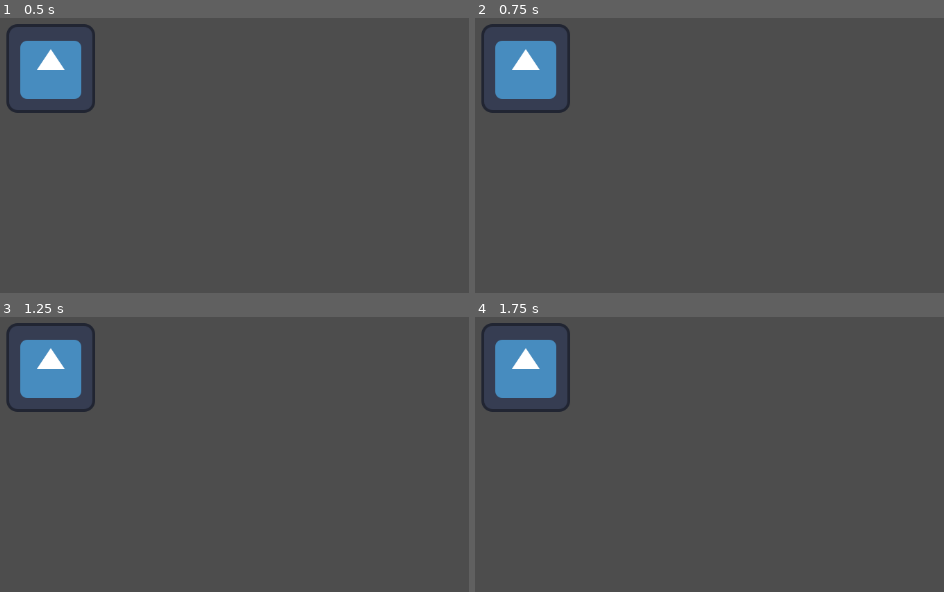
Above: before the commit, frames 1-4 (two rows, left to right).
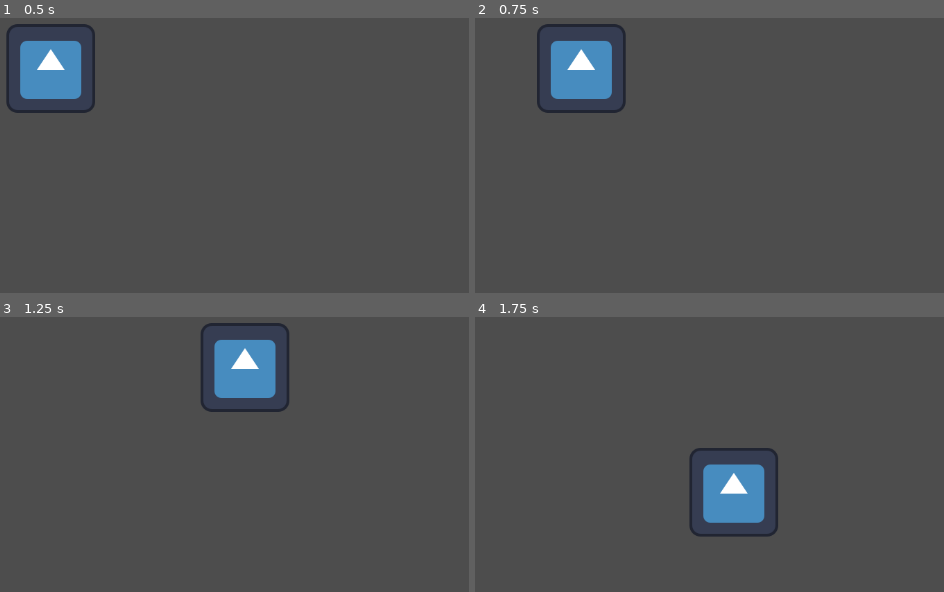
Above: after the commit, the same moments.

Repository: 22ncave/8DIT-Game-Project
Game: Godot game, scene res://scenes/room_1.tscn
Two runs of this game, one before a commit and one after it. Both use one fixed random seed, a clock stepped at 60 frames per second and the inputs below. The engine's default icon, where the game draws it, is replaced by a stand-in: a white triangle on a blue panel in a dark square.
Inputs:
- Up to frame 1 (0.5 s): no input
- Up to frame 2 (0.75 s): tap Enter at 0.5 s; hold D (right, bound only after the commit) from 0.53 s (still down)
- Up to frame 3 (1.25 s): keep holding D (right, bound only after the commit)
- Up to frame 4 (1.75 s): release D (right, bound only after the commit) at 1.28 s; hold S (down, bound only after the commit) from 1.28 s (still down)

Frame 1 is identical in both runs. In frame 2, 6.1% of the frame differs, in the area x 1-33%, y 2-35%; in frame 3, 7.1%; in frame 4, 7.2%, in the area x 1-65%, y 2-80%.

Commit message:
Basic player movement script

Diff:
--- a/the-observer/project.godot
+++ b/the-observer/project.godot
@@ -19,6 +19,29 @@
 
 player=""
 
+[input]
+
+up={
+"deadzone": 0.2,
+"events": [Object(InputEventKey,"resource_local_to_scene":false,"resource_name":"","device":-1,"window_id":0,"alt_pressed":false,"shift_pressed":false,"ctrl_pressed":false,"meta_pressed":false,"pressed":false,"keycode":0,"physical_keycode":87,"key_label":0,"unicode":119,"location":0,"echo":false,"script":null)
+]
+}
+down={
+"deadzone": 0.2,
+"events": [Object(InputEventKey,"resource_local_to_scene":false,"resource_name":"","device":-1,"window_id":0,"alt_pressed":false,"shift_pressed":false,"ctrl_pressed":false,"meta_pressed":false,"pressed":false,"keycode":0,"physical_keycode":83,"key_label":0,"unicode":115,"location":0,"echo":false,"script":null)
+]
+}
+left={
+"deadzone": 0.2,
+"events": [Object(InputEventKey,"resource_local_to_scene":false,"resource_name":"","device":-1,"window_id":0,"alt_pressed":false,"shift_pressed":false,"ctrl_pressed":false,"meta_pressed":false,"pressed":false,"keycode":0,"physical_keycode":65,"key_label":0,"unicode":97,"location":0,"echo":false,"script":null)
+]
+}
+right={
+"deadzone": 0.2,
+"events": [Object(InputEventKey,"resource_local_to_scene":false,"resource_name":"","device":-1,"window_id":0,"alt_pressed":false,"shift_pressed":false,"ctrl_pressed":false,"meta_pressed":false,"pressed":false,"keycode":0,"physical_keycode":68,"key_label":0,"unicode":100,"location":0,"echo":false,"script":null)
+]
+}
+
 [physics]
 
 3d/physics_engine="Jolt Physics"
--- a/the-observer/scenes/player.tscn
+++ b/the-observer/scenes/player.tscn
@@ -1,11 +1,13 @@
 [gd_scene format=3 uid="uid://dqkqblw0t81lj"]
 
 [ext_resource type="Texture2D" uid="uid://b84nwegnytgwg" path="res://icon.svg" id="1_3vyb7"]
+[ext_resource type="Script" uid="uid://bohscnlruu6gt" path="res://scripts/player.gd" id="1_g2els"]
 
 [sub_resource type="RectangleShape2D" id="RectangleShape2D_3vyb7"]
 size = Vector2(130, 128)
 
 [node name="Player" type="CharacterBody2D" unique_id=1556698523 groups=["player"]]
+script = ExtResource("1_g2els")
 
 [node name="Sprite2D" type="Sprite2D" parent="." unique_id=1112880465]
 texture = ExtResource("1_3vyb7")
--- /dev/null
+++ b/the-observer/scripts/player.gd
@@ -0,0 +1,12 @@
+extends CharacterBody2D
+
+
+@export var speed = 400
+
+func get_input():
+	var input_direction = Input.get_vector("left","right","up","down")
+	velocity = input_direction * speed
+
+func _physics_process(delta: float) -> void:
+	get_input()
+	move_and_slide()
Not shown, added: the-observer/scripts/player.gd.uid
